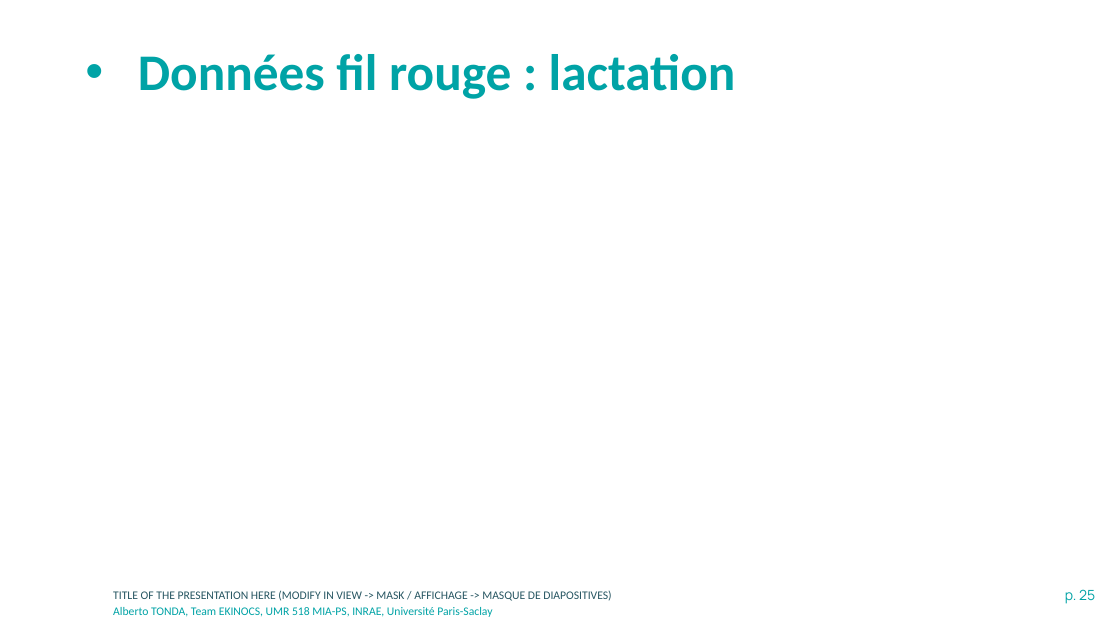
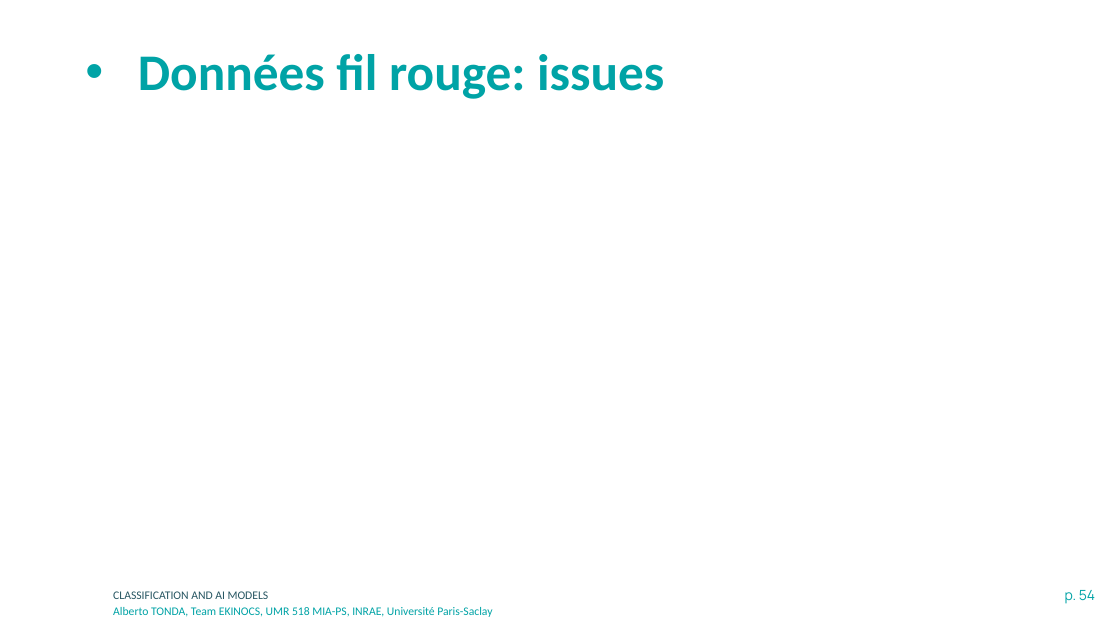
Before and after one commit to albertotonda/teaching, a slide deck: slide 54 of 2024-inrae-model-data-researcher-school/intro-to-machine-learning-models-tonda.pptx (slide 25 before the commit). Drawn at 1120x630 pixels with LibreOffice and Linux fonts; fonts in the diff are those of the drawing; grey boxes stand for pictures; background and template pictures are left out. Boxes give left, top, right and bottom in pixels: in the first picture for what was removed or moved away, otherwise in the second. Text is boxed around its words. In the diff, an @@ line names an element or a change of style, - is before the commit and + after.

```diff
--- a/2024-inrae-model-data-researcher-school/intro-to-machine-learning-models-tonda.pptx
+++ b/2024-inrae-model-data-researcher-school/intro-to-machine-learning-models-tonda.pptx
@@ title at bbox=[138, 54, 664, 99]: text changed @@
-• Données fil rouge : lactation
+• Données fil rouge: issues
@@ text at bbox=[113, 591, 269, 599]: text changed @@
-TITLE OF THE PRESENTATION HERE (MODIFY IN VIEW -> MASK / AFFICHAGE -> MASQUE DE DIAPOSITIVES)
+CLASSIFICATION AND AI MODELS
@@ page number at bbox=[1065, 590, 1095, 604]: text changed @@
-p. 25
+p. 54
```
Also in this commit, not shown: 21 other slides changed, 44 slides added, 4 slides removed, 8 other files.
